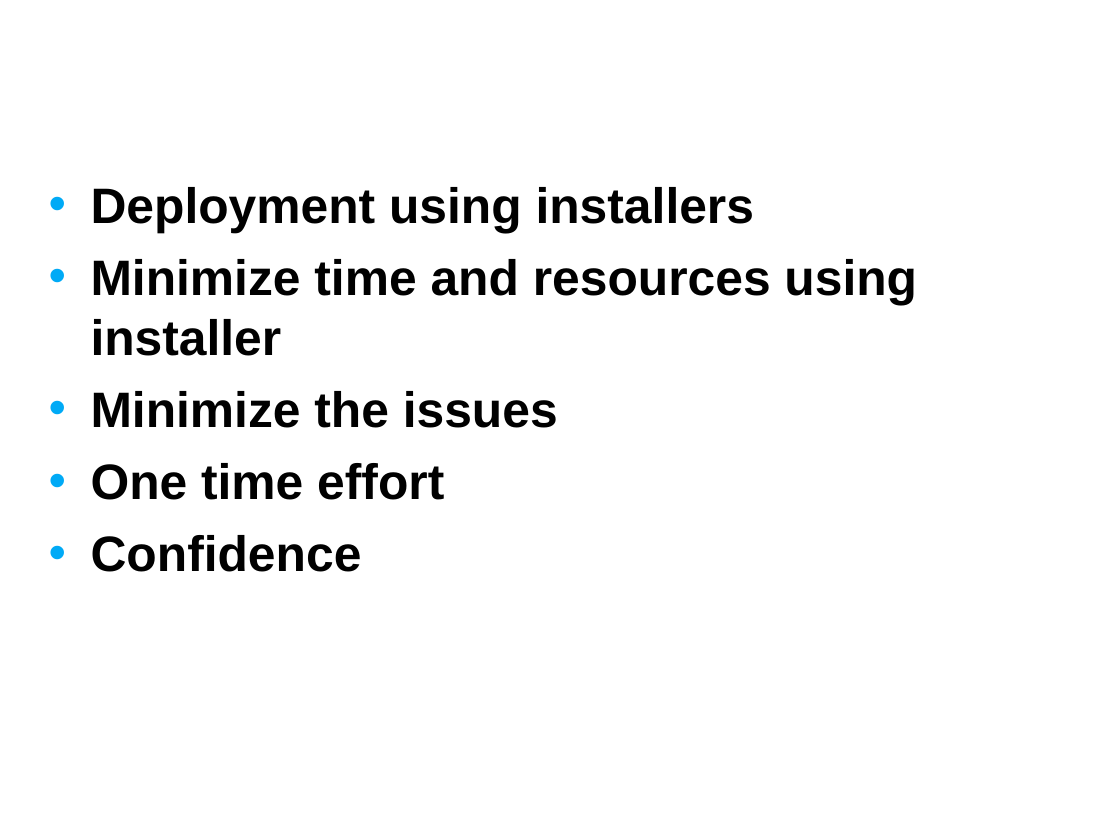
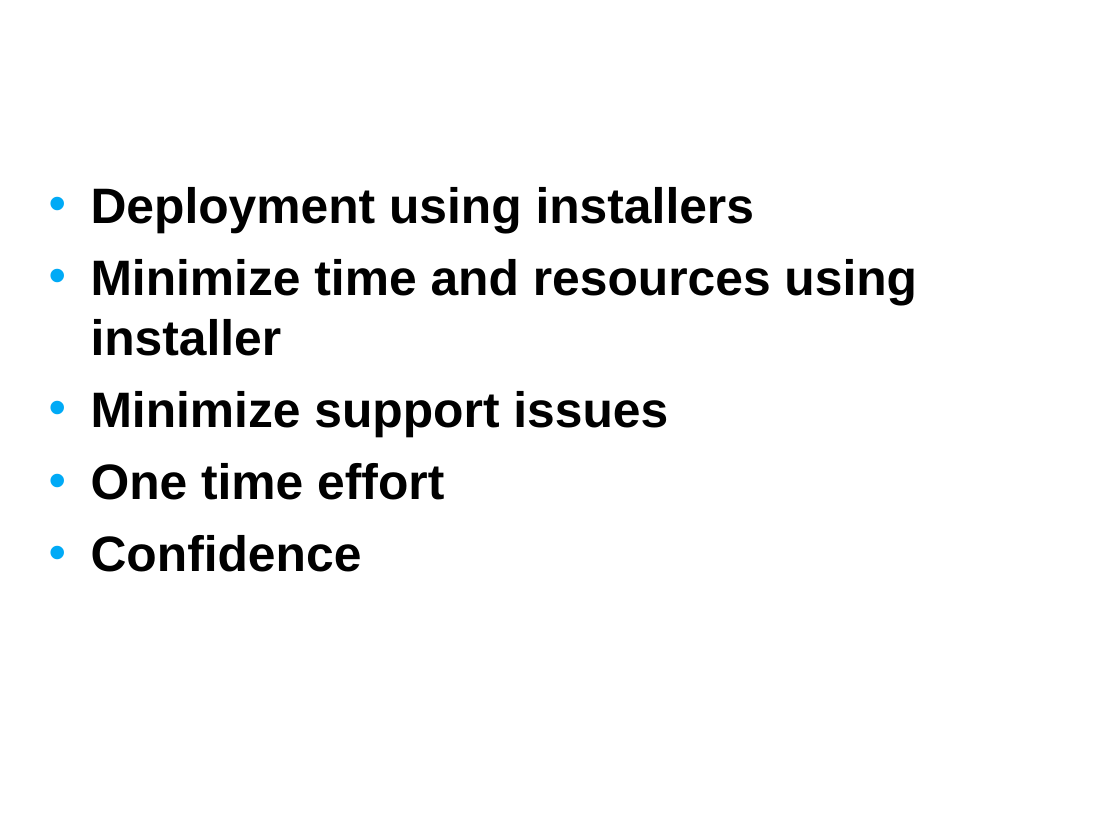
Before and after one commit to NCIP/automation, a slide deck: slide 2 of docs/presentations/installers.ppt. Drawn at 1120x840 pixels with LibreOffice and Linux fonts; fonts in the diff are those of the drawing; background and template pictures are left out. Boxes give left, top, right and bottom in pixels: in the first picture for what was removed or moved away, otherwise in the second. Text is boxed around its words. In the diff, an @@ line names an element or a change of style, - is before the commit and + after.

```diff
--- a/docs/presentations/installers.ppt
+++ b/docs/presentations/installers.ppt
@@ text at <box>91,391,668,437</box>: text changed @@
-• Minimize the issues
+• Minimize support issues
```
Also in this commit, not shown: 1 other slide changed.
